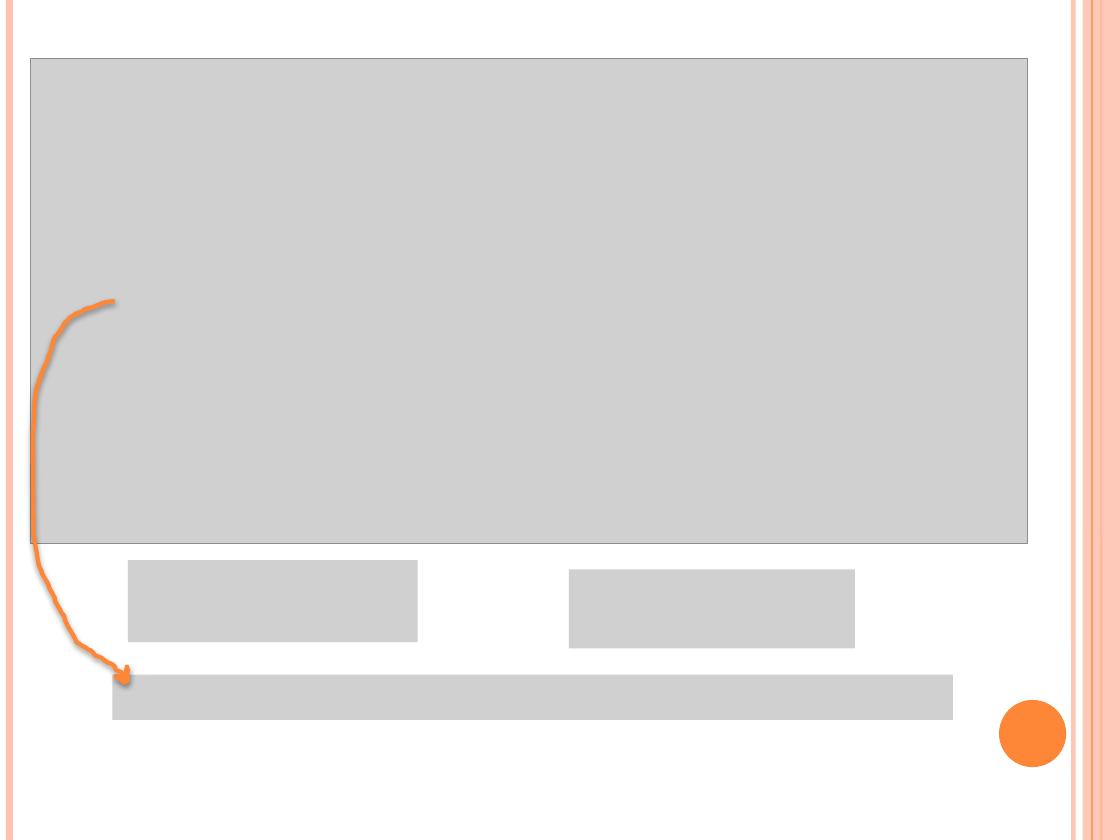
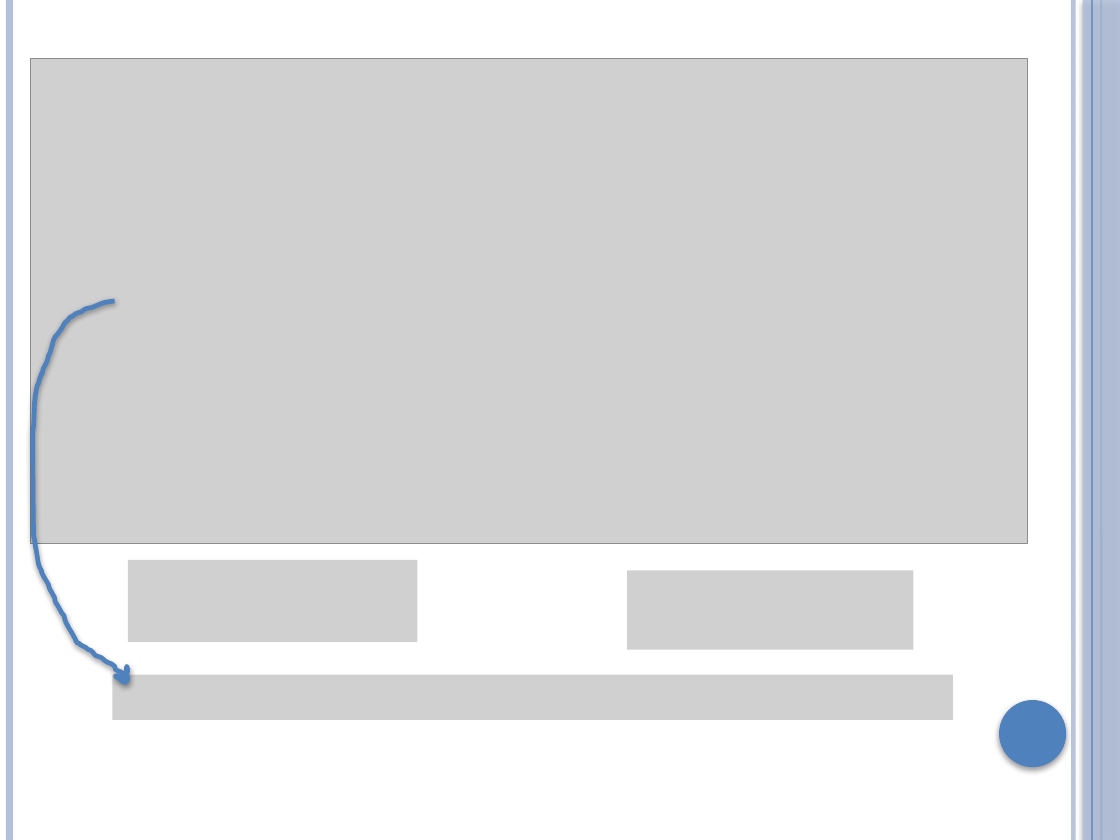
Before and after one commit to Aiganymus/machine-learning-2019, a slide deck: slide 5 of lectures/7. Neural Networks PART1.pptx. Drawn at 1120x840 pixels with LibreOffice and Linux fonts; fonts in the diff are those of the drawing; grey boxes stand for pictures. Boxes give left, top, right and bottom in pixels: in the first picture for what was removed or moved away, otherwise in the second. Text is boxed around its words. In the diff, an @@ line names an element or a change of style, - is before the commit and + after.

```diff
--- a/lectures/7. Neural Networks PART1.pptx
+++ b/lectures/7. Neural Networks PART1.pptx
@@ line (9, 0) - (9, 840): stroke #FEC3AE 4.5 pt to #B3C1DB 4.51 pt @@
@@ line (1073, 0) - (1073, 840): stroke #FEC3AE 3 pt to #B3C1DB 3 pt @@
@@ rectangle at [1083,0,1120,840]: fill #FEC3AE at 87% opacity to #B3C1DB at 87% opacity; shadow on @@
@@ line (1092, 0) - (1092, 840): stroke #FE8637 0.75 pt to #4F81BD 0.74 pt @@
@@ line (1101, 0) - (1101, 840): stroke #FE8637 1.5 pt to #4F81BD 1.5 pt @@
@@ freeform shape at [32,301,128,683]: outline #FE8637 2.75 pt to #4F81BD 3 pt; outline redrawn @@
@@ picture: place and size @@
-picture at [569,569,856,648]
+picture at [627,570,914,650]
@@ ellipse at [999,700,1066,767]: fill #FE8637 to #4F81BD; shadow on @@
```
Also in this commit, not shown: 24 other slides changed, 22 other files.
